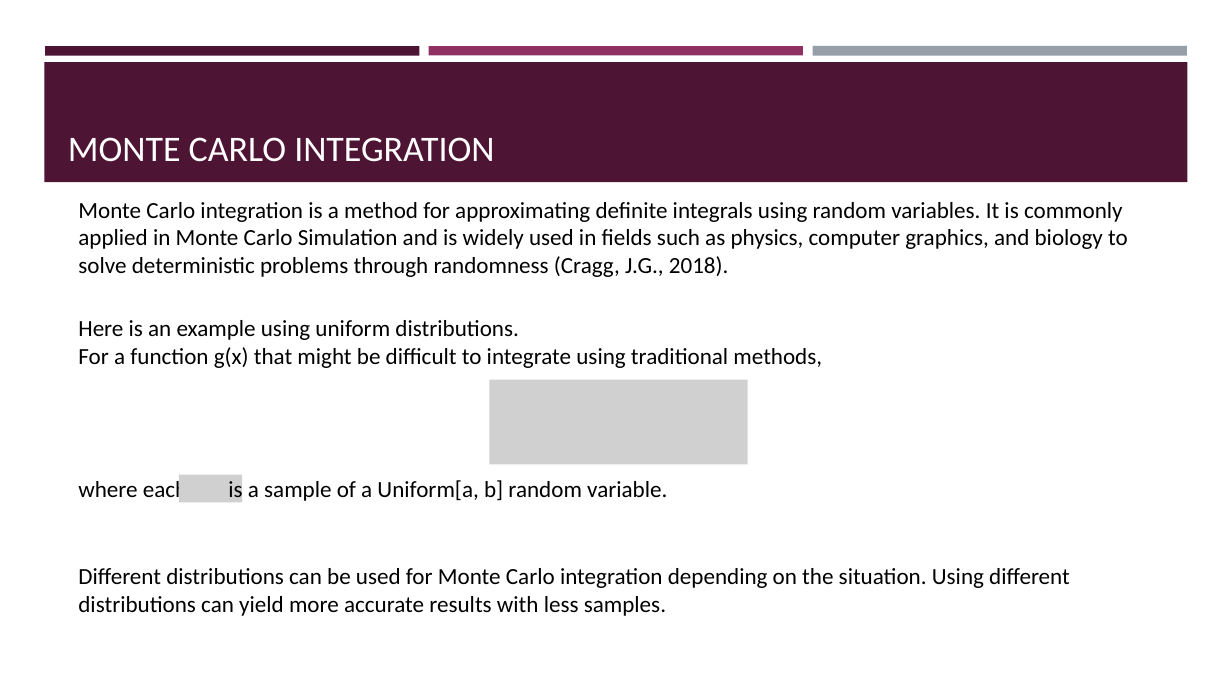
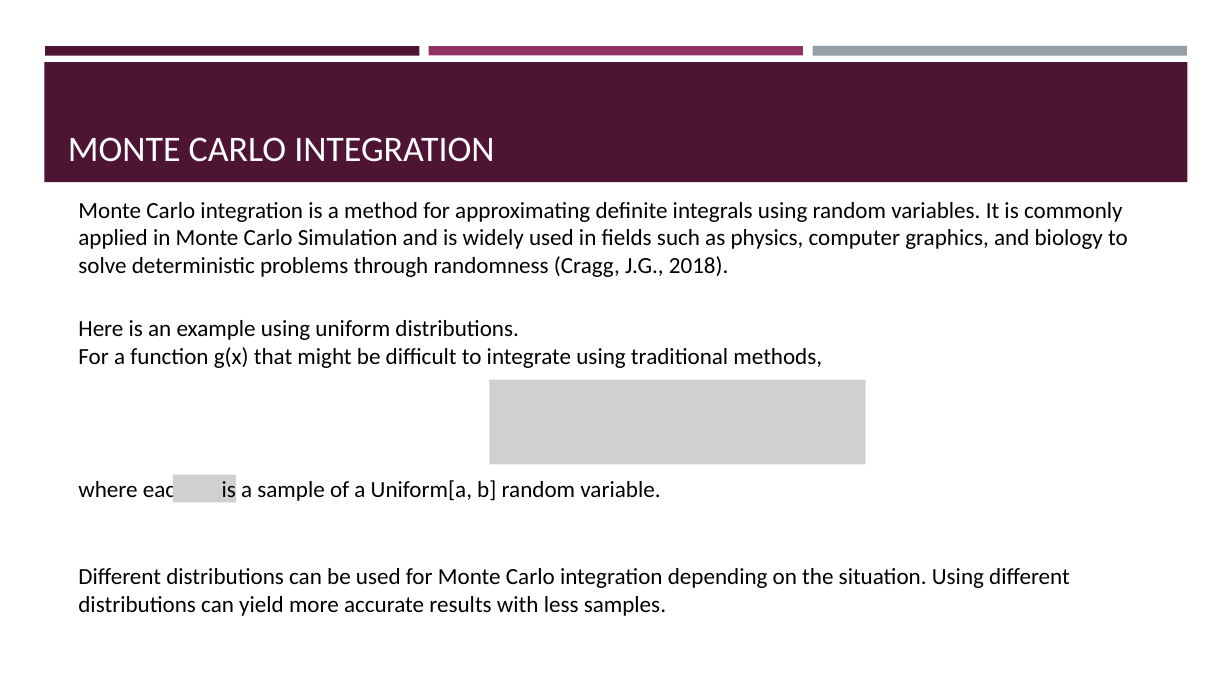
Before and after one commit to eoiniritium/jateb-course-work, a slide deck: slide 4 of presentation.pptx. Drawn at 1232x693 pixels with LibreOffice and Linux fonts; fonts in the diff are those of the drawing; grey boxes stand for pictures. Boxes give left, top, right and bottom in pixels: in the first picture for what was removed or moved away, otherwise in the second. Text is boxed around its words. In the diff, an @@ line names an element or a change of style, - is before the commit and + after.

```diff
--- a/presentation.pptx
+++ b/presentation.pptx
@@ picture: place and size @@
-picture at bbox=[490, 380, 749, 465]
+picture at bbox=[490, 380, 866, 465]
@@ picture: place and size @@
-picture at bbox=[179, 475, 243, 503]
+picture at bbox=[173, 475, 237, 503]
@@ text "is a sample of a ...": place and size @@
-text "is a sample of a ..." at bbox=[228, 480, 667, 504]
+text "is a sample of a ..." at bbox=[222, 480, 660, 504]
```
Also in this commit, not shown: 4 other slides changed, 1 slide removed.
